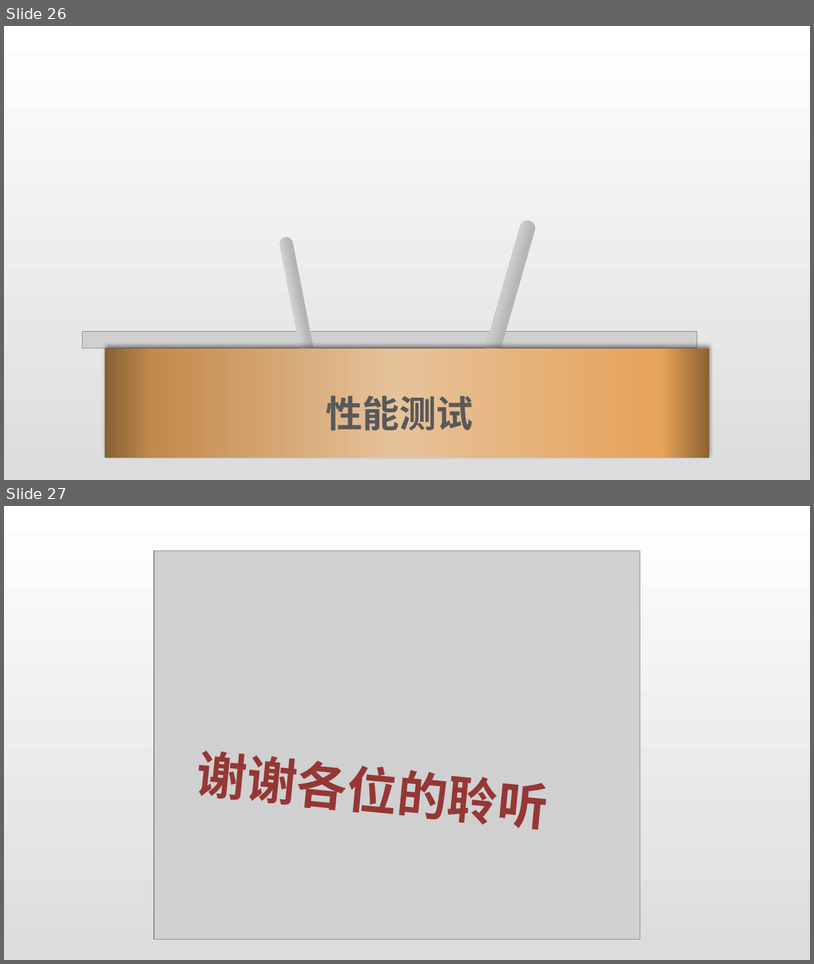
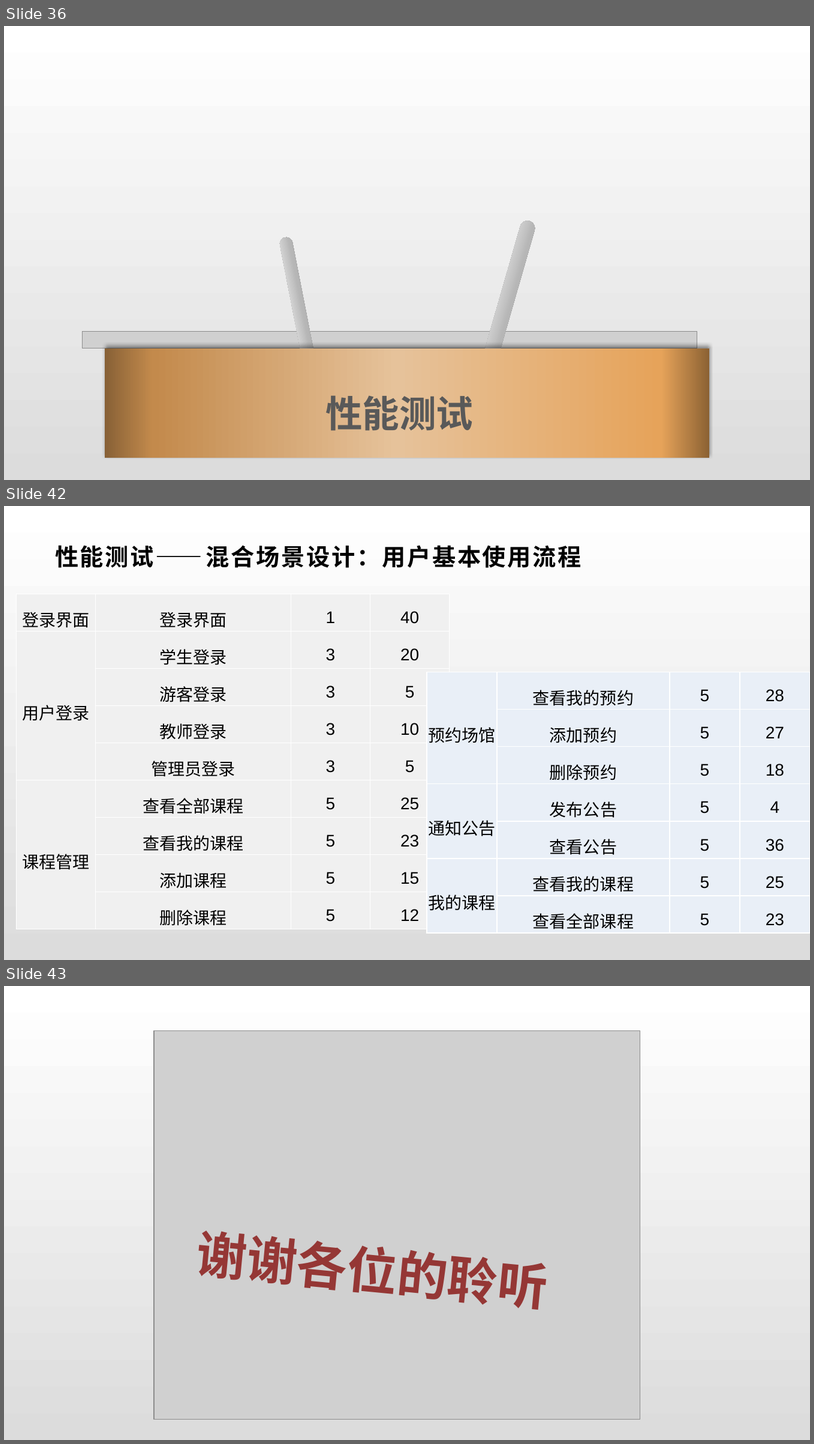
Before and after one commit to wangzh1998/MeetHere, a slide deck: Pre/Group-4-MeetHerePre.pptx. Shown one above the other, each under a label of ours: slides 26 and 27 before the commit, slides 36, 42 and 43 after it; the slides between them are not shown. The pictures are 814x964 and 814x1444 pixels, drawn with LibreOffice and Linux fonts; fonts in the diff are those of the drawing; grey boxes stand for pictures. Boxes give left, top, right and bottom in pixels: in the first picture for what was removed or moved away, otherwise in the second. Text is boxed around its words. In the diff, an @@ line names an element or a change of style, - is before the commit and + after.

```diff
--- a/Pre/Group-4-MeetHerePre.pptx
+++ b/Pre/Group-4-MeetHerePre.pptx
@@ slide 42 added at (4, 506, 810, 960), background gradient #FFFFFF to #DCDCDC @@
@@ title added at (55, 545, 582, 568), 28 pt, text #000000, bold @@
+性能测试——混合场景设计：用户基本使用流程
@@ table added at (16, 594, 449, 928), 9 rows, 4 columns @@
+登录界面 | 登录界面 | 1 | 40
+用户登录 | 学生登录 | 3 | 20
+ | 游客登录 | 3 | 5
+ | 教师登录 | 3 | 10
+ | 管理员登录 | 3 | 5
+课程管理 | 查看全部课程 | 5 | 25
+ | 查看我的课程 | 5 | 23
+ | 添加课程 | 5 | 15
+ | 删除课程 | 5 | 12
@@ table added at (427, 672, 810, 931), 7 rows, 4 columns @@
+预约场馆 | 查看我的预约 | 5 | 28
+ | 添加预约 | 5 | 27
+ | 删除预约 | 5 | 18
+通知公告 | 发布公告 | 5 | 4
+ | 查看公告 | 5 | 36
+我的课程 | 查看我的课程 | 5 | 25
+ | 查看全部课程 | 5 | 23
@@ what was slide 26 is now slide 36 @@
@@ what was slide 27 is now slide 43 @@
```
Also in this commit, not shown: 1 slide changed, 15 other slides added.
